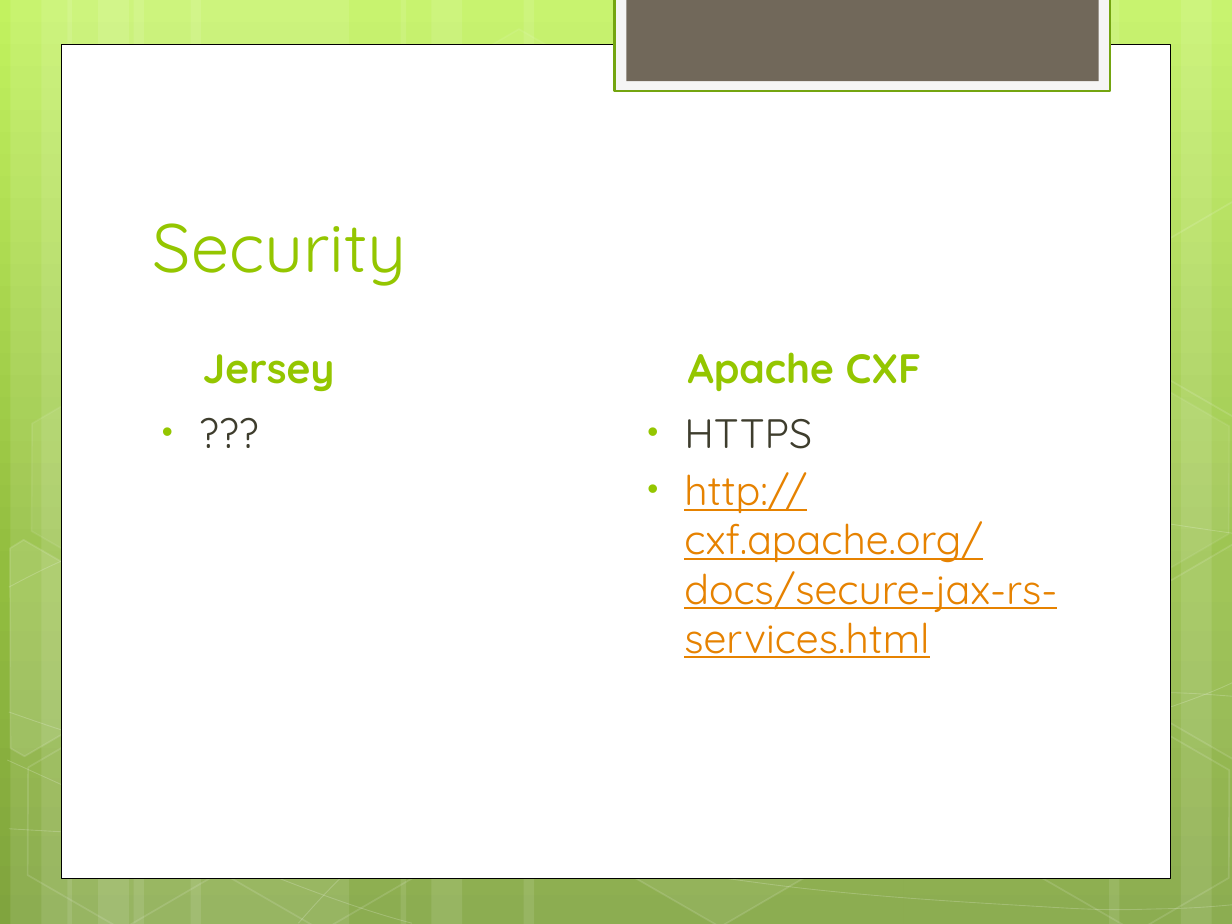
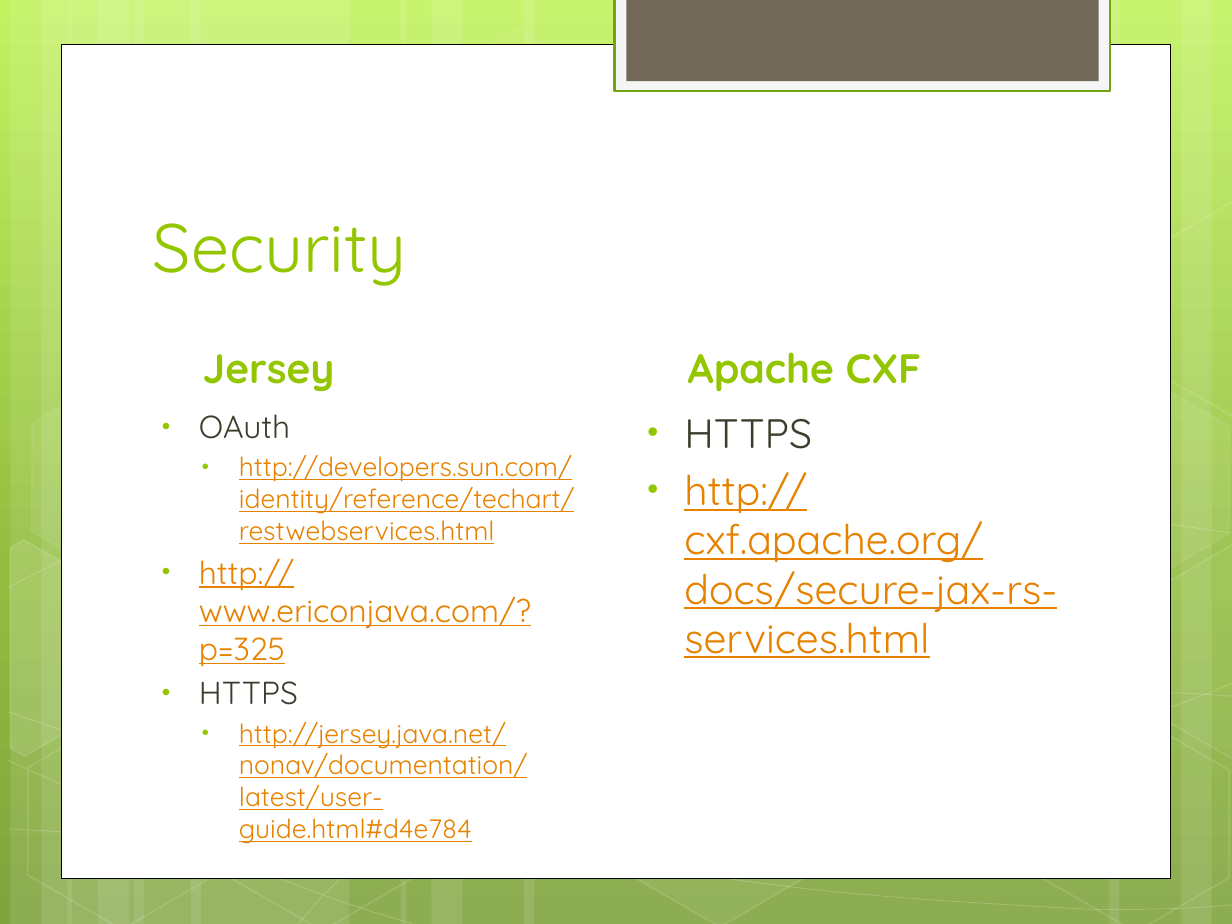
Before and after one commit to shaileshkv/restful-webservice-demo-project, a slide deck: slide 11 of wiki/other/Webservice framework comparison.pptx. Drawn at 1232x924 pixels with LibreOffice and Linux fonts; fonts in the diff are those of the drawing. Boxes give left, top, right and bottom in pixels: in the first picture for what was removed or moved away, otherwise in the second. Text is boxed around its words. In the diff, an @@ line names an element or a change of style, - is before the commit and + after.

```diff
--- a/wiki/other/Webservice framework comparison.pptx
+++ b/wiki/other/Webservice framework comparison.pptx
@@ text at [199,414,575,844]: text changed; size 24 to 15.5 pt; text colour #3E3D2D to #E68200 @@
-• ???
+• OAuth
+  • http://developers.sun.com/identity/reference/techart/restwebservices.html
+• http://www.ericonjava.com/?p=325
+• HTTPS
+  • http://jersey.java.net/nonav/documentation/latest/user-guide.html#d4e784
```
Also in this commit, not shown: 10 other slides changed, 1 slide added, 2 slides removed.
